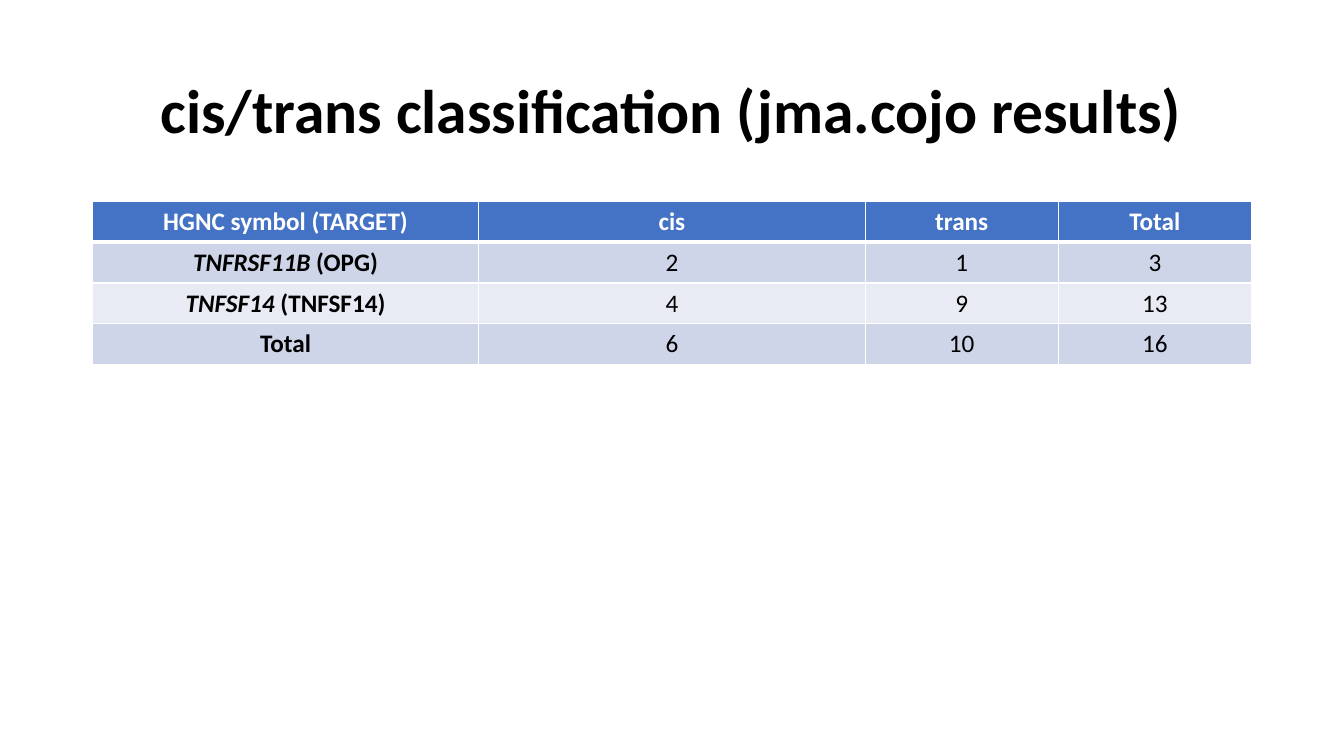
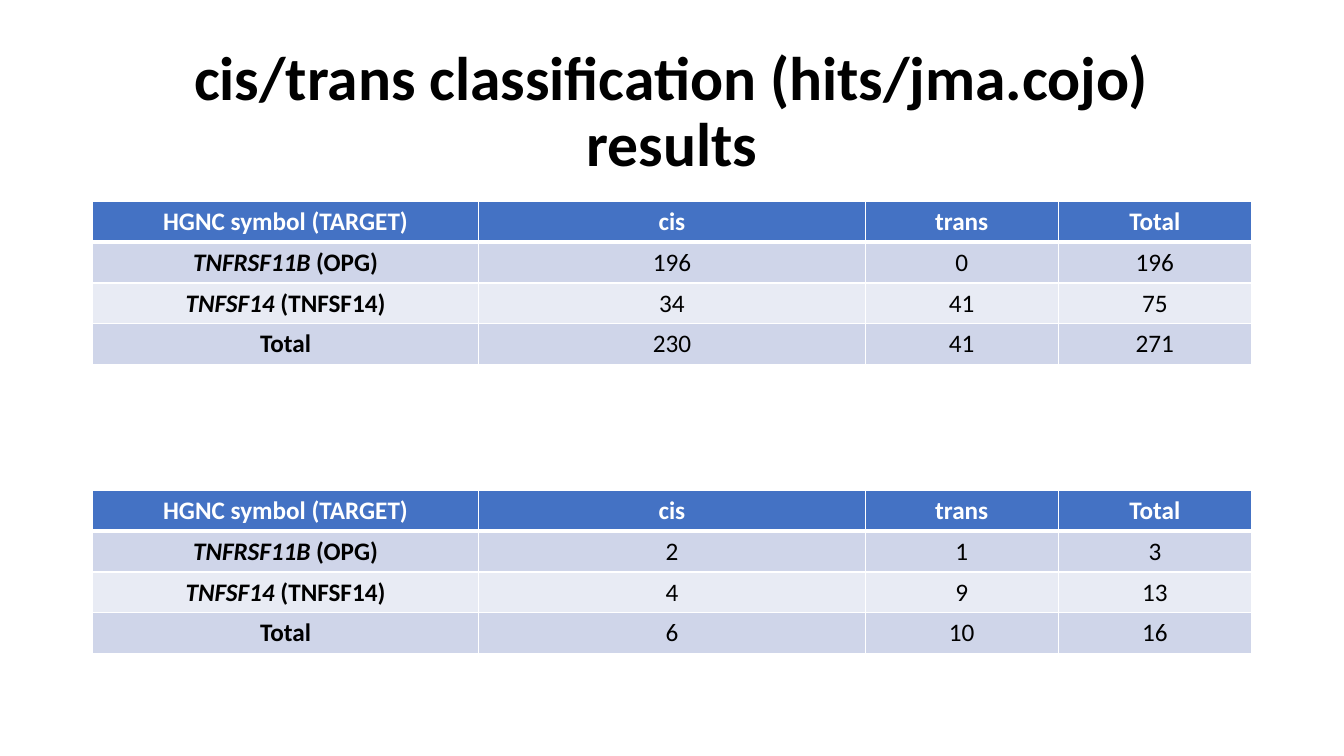
Before and after one commit to jinghuazhao/INF, a slide deck: slide 9 of doc/SCALLOP_INF1-121118.pptx. Drawn at 1344x756 pixels with LibreOffice and Linux fonts; fonts in the diff are those of the drawing. Boxes give left, top, right and bottom in pixels: in the first picture for what was removed or moved away, otherwise in the second. Text is boxed around its words. In the diff, an @@ line names an element or a change of style, - is before the commit and + after.

Commit message:
Documents and auxiliary files

```diff
--- a/doc/SCALLOP_INF1-121118.pptx
+++ b/doc/SCALLOP_INF1-121118.pptx
@@ title at [194, 54, 1148, 167]: text changed @@
-cis/trans classification (jma.cojo results)
+cis/trans classification (hits/jma.cojo) results
@@ table at [93, 202, 1252, 365] @@
-row 2: TNFRSF11B (OPG) | 2 | 1 | 3
+row 2: TNFRSF11B (OPG) | 196 | 0 | 196
-row 3: TNFSF14 (TNFSF14) | 4 | 9 | 13
+row 3: TNFSF14 (TNFSF14) | 34 | 41 | 75
-row 4: Total | 6 | 10 | 16
+row 4: Total | 230 | 41 | 271
@@ table added at [93, 490, 1252, 653], 4 rows, 4 columns @@
+HGNC symbol (TARGET) | cis | trans | Total
+TNFRSF11B (OPG) | 2 | 1 | 3
+TNFSF14 (TNFSF14) | 4 | 9 | 13
+Total | 6 | 10 | 16
```
